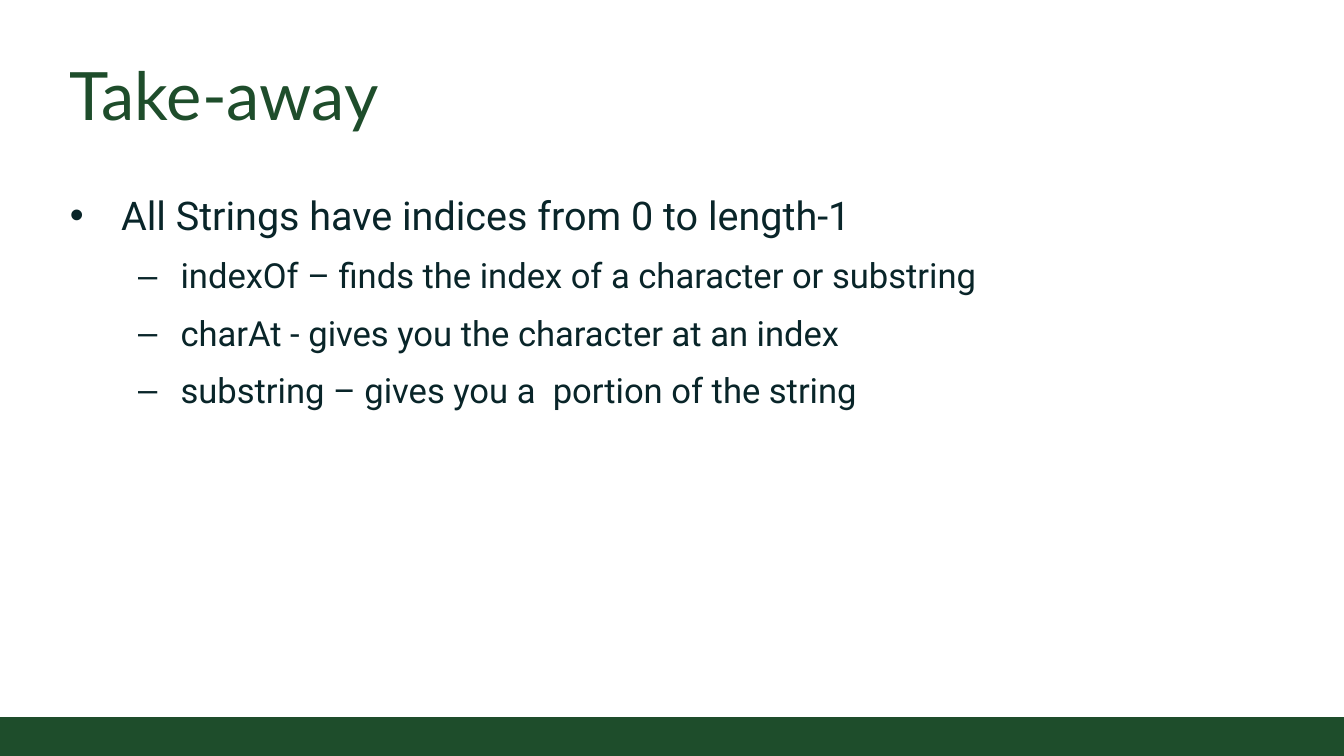
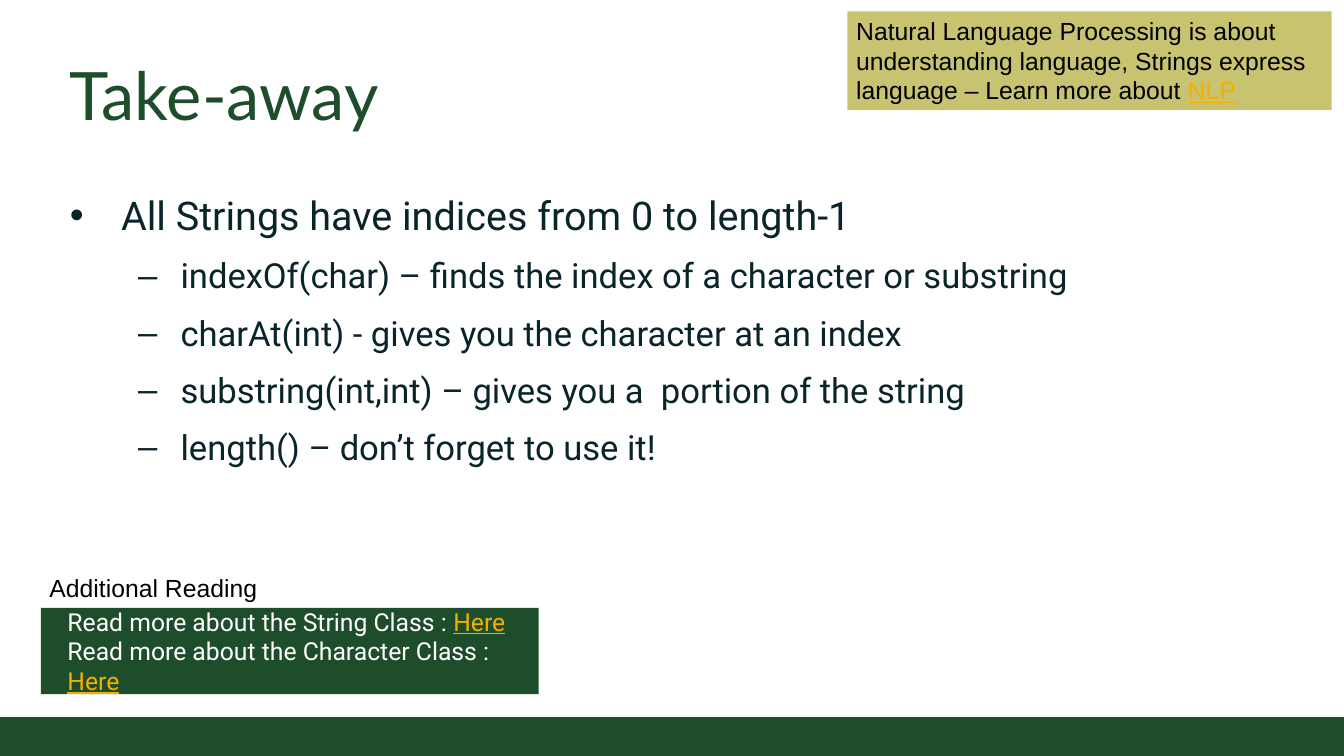
Before and after one commit to coloradostateuniversity/CSUCS1ClassExamples, a slide deck: slide 8 of slides/Online/2020/09 - String Manipulation.pptx. Drawn at 1344x756 pixels with LibreOffice and Linux fonts; fonts in the diff are those of the drawing; background and template pictures are left out. Boxes give left, top, right and bottom in pixels: in the first picture for what was removed or moved away, otherwise in the second. Text is boxed around its words. In the diff, an @@ line names an element or a change of style, - is before the commit and + after.

```diff
--- a/slides/Online/2020/09 - String Manipulation.pptx
+++ b/slides/Online/2020/09 - String Manipulation.pptx
@@ rectangle added at (848,12,1332,110), fill #C8C371, 20 pt, text #000000 @@
+Natural Language Processing is about understanding language, Strings express language – Learn more about NLP
@@ text at (181,260,1067,468): text changed @@
-  – indexOf – finds the index of a character or substring
-  – charAt - gives you the character at an index
-  – substring – gives you a portion of the string
+  – indexOf(char) – finds the index of a character or substring
+  – charAt(int) - gives you the character at an index
+  – substring(int,int) – gives you a portion of the string
+  – length() – don’t forget to use it!
@@ text added at (49,579,257,602), 20 pt, text #000000 @@
+Additional Reading
@@ rectangle added at (41,608,539,694), fill #1E4D2B, 20 pt, text #FFFFFF @@
+Read more about the String Class : Here
+Read more about the Character Class : Here
```
Also in this commit, not shown: 6 other slides changed, 13 other files.
